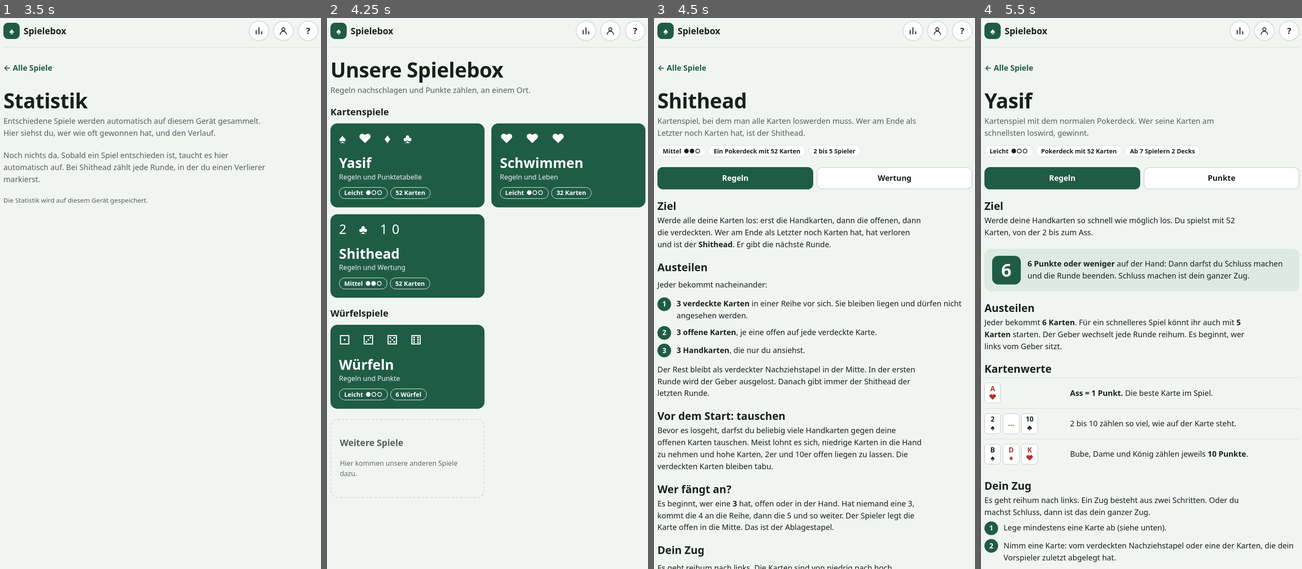
Above: before the commit, frames 1-4 (left to right).
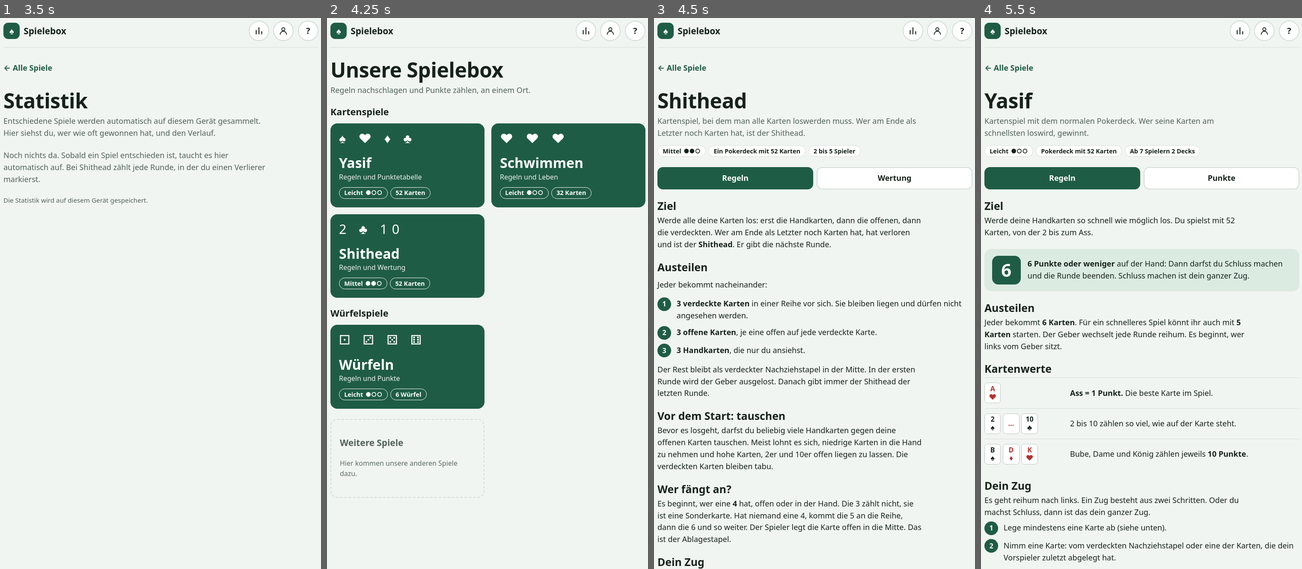
Above: after the commit, the same moments.

Repository: thartmann2803/spielebox
Game: browser game, page index.html
Two runs of this game, one before a commit and one after it. Both use one fixed random seed, a clock stepped at 60 frames per second and the inputs below.
Inputs:
- Up to frame 1 (3.5 s): click "⚀ ⚂ ⚄ ⚅ Würfeln Regeln und Pu…" at 1.27 s; click "Spieler auswählen" at 1.87 s; click "?" at 2.47 s; click "Statistik und Verlauf" at 3.07 s
- Up to frame 2 (4.25 s): click "← Alle Spiele" at 3.67 s
- Up to frame 3 (4.5 s): click "2 ♣ 10 Shithead Regeln und We…" at 4.27 s
- Up to frame 4 (5.5 s): click "♠ Spielebox" at 4.87 s; click "♠ ♥ ♦ ♣ Yasif Regeln und Punk…" at 5.47 s

Frames 1-2 are identical in both runs. In frame 3, 1.5% of the frame differs, in the area x 1-84%, y 87-100%; in frame 4, nothing differs.

Commit message:
Add files via upload

Diff:
--- a/index.html
+++ b/index.html
@@ -894,11 +894,11 @@
             <div class="hand"><span class="pc">×3</span></div>
           </div>
           <div class="move">
-            <div><h3>Schieben</h3><p>Du tauschst nichts. Der Nächste ist dran.</p></div>
+            <div><h3>Schieben</h3><p>Du tauschst nichts und klopfst kurz auf den Tisch, wie beim Check im Poker. Der Nächste ist dran.</p></div>
             <div class="hand"><span class="pc">→</span></div>
           </div>
           <div class="move">
-            <div><h3>Klopfen</h3><p>Du klopfst auf den Tisch. Alle anderen haben noch genau einen Zug, dann werden alle Karten aufgedeckt. Klopfen ist dein ganzer Zug.</p></div>
+            <div><h3>Zumachen</h3><p>Du sagst „Ich mache zu“ und beendest damit die Runde. Alle anderen haben noch genau einen Zug, dann werden alle Karten aufgedeckt. Zumachen ist dein ganzer Zug.</p></div>
             <div class="hand"><span class="pc">✊</span></div>
           </div>
         </div>
@@ -908,9 +908,10 @@
       <div class="section roomy">
         <h2>Ende der Runde</h2>
         <ol class="steps">
-          <li><span><strong>Klopfen:</strong> Alle anderen bekommen noch einen Zug, dann wird aufgedeckt.</span></li>
+          <li><span><strong>Zumachen:</strong> Alle anderen bekommen noch einen Zug, dann wird aufgedeckt.</span></li>
           <li><span><strong>31 Punkte:</strong> Wer 31 hat, deckt sofort auf, auch gleich beim Austeilen. Die Runde ist damit zu Ende.</span></li>
-          <li><span><strong>Alle schieben:</strong> Haben alle nacheinander geschoben, kommen die drei Karten in der Mitte weg und es werden drei neue vom Stapel aufgedeckt.</span></li>
+          <li><span><strong>Alle schieben:</strong> Haben alle nacheinander geschoben, kommen die drei Karten in der Mitte weg und es werden drei neue vom Stapel aufgedeckt. Dann geht es mit demselben Spieler weiter, der als Erster geschoben hat.</span></li>
+          <li><span><strong>Zumachen als Schieben:</strong> Haben alle vor dir geschoben und du würdest als Letzter zumachen, zählt das auch als Schieben. Beispiel bei drei Spielern: Zwei schieben, der Dritte macht zu. Die Runde ist dann nicht zu Ende, es kommen drei neue Karten in die Mitte und der Erste ist wieder dran.</span></li>
         </ol>
       </div>
 
@@ -944,8 +945,8 @@
             </div>
           </details>
           <details>
-            <summary>Darf ich nach dem Klopfen noch tauschen?</summary>
-            <div class="ans"><p>Nein. Wer geklopft hat, wartet ab. Alle anderen haben noch genau einen Zug, dann wird aufgedeckt.</p></div>
+            <summary>Darf ich nach dem Zumachen noch tauschen?</summary>
+            <div class="ans"><p>Nein. Wer zugemacht hat, wartet ab. Alle anderen haben noch genau einen Zug, dann wird aufgedeckt.</p></div>
           </details>
           <details>
             <summary>Wie viele Spieler können mitspielen?</summary>
@@ -1049,15 +1050,16 @@
 
       <div class="section">
         <h2>Wer fängt an?</h2>
-        <p>Es beginnt, wer eine <strong>3</strong> hat, offen oder in der Hand. Hat niemand eine 3, kommt die 4 an die Reihe, dann die 5 und so weiter. Der Spieler legt die Karte offen in die Mitte. Das ist der Ablagestapel.</p>
+        <p>Es beginnt, wer eine <strong>4</strong> hat, offen oder in der Hand. Die 3 zählt nicht, sie ist eine Sonderkarte. Hat niemand eine 4, kommt die 5 an die Reihe, dann die 6 und so weiter. Der Spieler legt die Karte offen in die Mitte. Das ist der Ablagestapel.</p>
       </div>
 
       <div class="section roomy">
         <h2>Dein Zug</h2>
-        <p>Es geht reihum nach links. Die Karten sind von niedrig nach hoch geordnet:</p>
+        <p>Es geht reihum nach links. Die normalen Karten sind von niedrig nach hoch geordnet:</p>
         <div class="hand">
-          <span class="pc">3<i>♠</i></span><span class="pc r">4<i>♥</i></span><span class="pc">…</span><span class="pc">10<i>♣</i></span><span class="pc r">B<i>♦</i></span><span class="pc">D<i>♠</i></span><span class="pc r">K<i>♥</i></span><span class="pc r">A<i>♦</i></span>
+          <span class="pc">4<i>♠</i></span><span class="pc r">5<i>♥</i></span><span class="pc">…</span><span class="pc">9<i>♣</i></span><span class="pc r">B<i>♦</i></span><span class="pc">D<i>♠</i></span><span class="pc r">K<i>♥</i></span><span class="pc r">A<i>♦</i></span>
         </div>
+        <p class="note">Die 2, die 3 und die 10 stehen nicht in der Reihenfolge. Sie sind Sonderkarten und können immer gelegt werden.</p>
         <ol class="steps">
           <li><span><strong>Legen:</strong> Lege eine Karte oder mehrere Karten mit gleicher Zahl auf den Ablagestapel. Sie müssen <strong>gleich hoch oder höher</strong> sein als die oberste Karte. Nur wenn eine 7 die Richtung gewechselt hat, müssen sie gleich hoch oder niedriger sein.</span></li>
           <li><span><strong>Nachziehen:</strong> Ziehe vom Nachziehstapel nach, bis du wieder 3 Handkarten hast. Ist der Stapel leer, entfällt das.</span></li>
@@ -1071,7 +1073,7 @@
         <div>
           <div class="vrow">
             <div class="chips"><span class="pc">2<i>♠</i></span></div>
-            <p><strong>Die 2</strong> darf auf jede Karte gelegt werden. Danach darf wieder jede Karte darauf gelegt werden. Sie setzt den Stapel quasi zurück.</p>
+            <p><strong>Die 2</strong> darf auf jede Karte gelegt werden. Sie setzt den Stapel auf null zurück: Danach darf wieder jede Karte darauf gelegt werden und es geht nach oben weiter. Auch eine Richtung, die eine 7 auf „runter“ gestellt hat, wird damit wieder auf „hoch“ gesetzt.</p>
           </div>
           <div class="vrow">
             <div class="chips"><span class="pc">9<i>♠</i></span><span class="pc r">9<i>♥</i></span><span class="pc r">9<i>♦</i></span><span class="pc">3<i>♣</i></span></div>
@@ -1079,7 +1081,7 @@
           </div>
           <div class="vrow">
             <div class="chips"><span class="pc">7<i>♠</i></span><span class="arrow" aria-hidden="true">↓</span></div>
-            <p><strong>Die 7 wechselt die Richtung.</strong> …(112 unchanged characters)… bleibt so, bis wieder eine 7 gelegt wird oder der Stapel verbrannt wird. Jede 7  …(227 unchanged characters)…
+            <p><strong>Die 7 wechselt die Richtung.</strong> …(112 unchanged characters)… bleibt so, bis wieder eine 7 gelegt wird, eine 2 den Stapel zurücksetzt oder der Stapel verbrannt wird. Jede 7  …(227 unchanged characters)…
           </div>
           <div class="vrow">
             <div class="chips"><span class="pc">8<i>♠</i></span><span class="pc r">8<i>♥</i></span></div>
@@ -1123,7 +1125,7 @@
           <details>
             <summary>Wie funktionieren mehrere Siebenen?</summary>
             <div class="ans">
-              <p>Jede 7 wechselt die Richtung einmal. Eine 7: runter. Zwei 7: runter und wieder hoch, also normal höher. Drei 7: runter. Auch eine 3, die eine 7 kopiert, wechselt die Richtung.</p>
+              <p>Jede 7 wechselt die Richtung einmal. Eine 7: runter. Zwei 7: runter und wieder hoch, also normal höher. Drei 7: runter. Auch eine 3, die eine 7 kopiert, wechselt die Richtung. Eine 2 setzt alles zurück: Danach geht es wieder nach oben.</p>
             </div>
           </details>
           <details>
